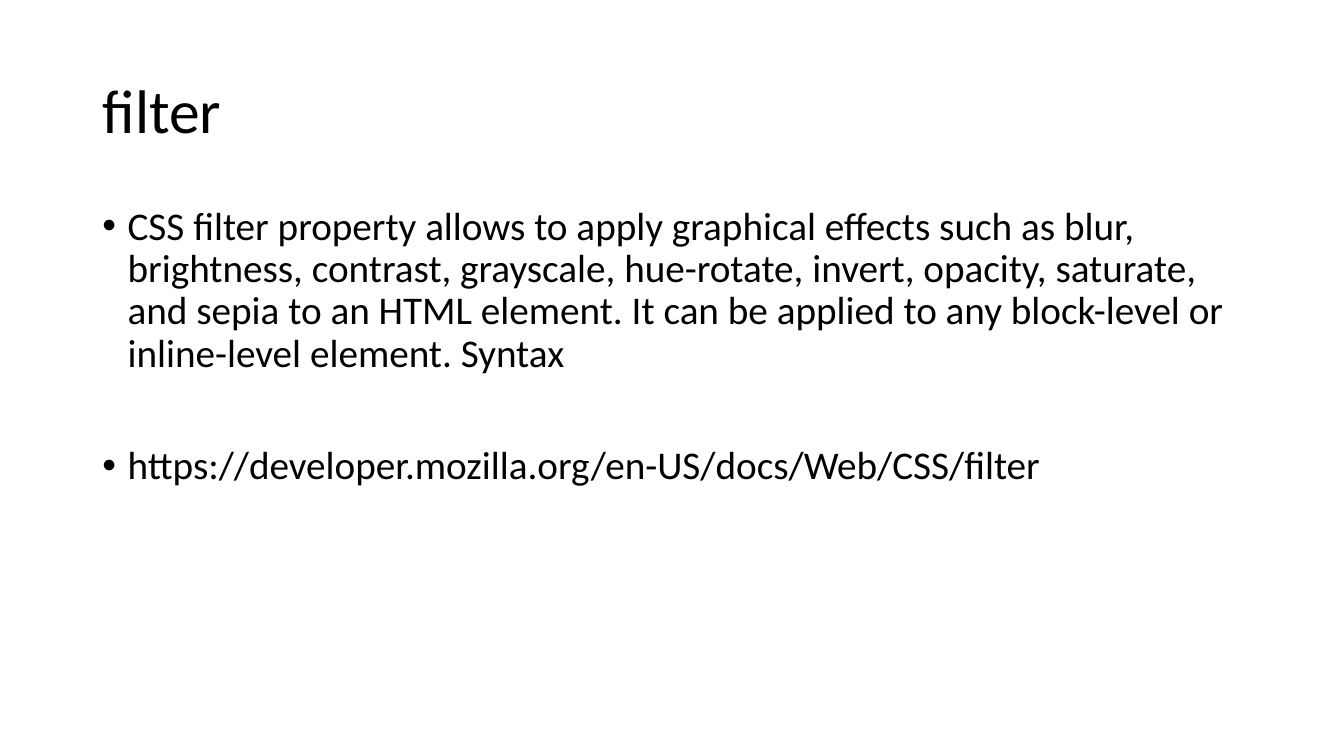
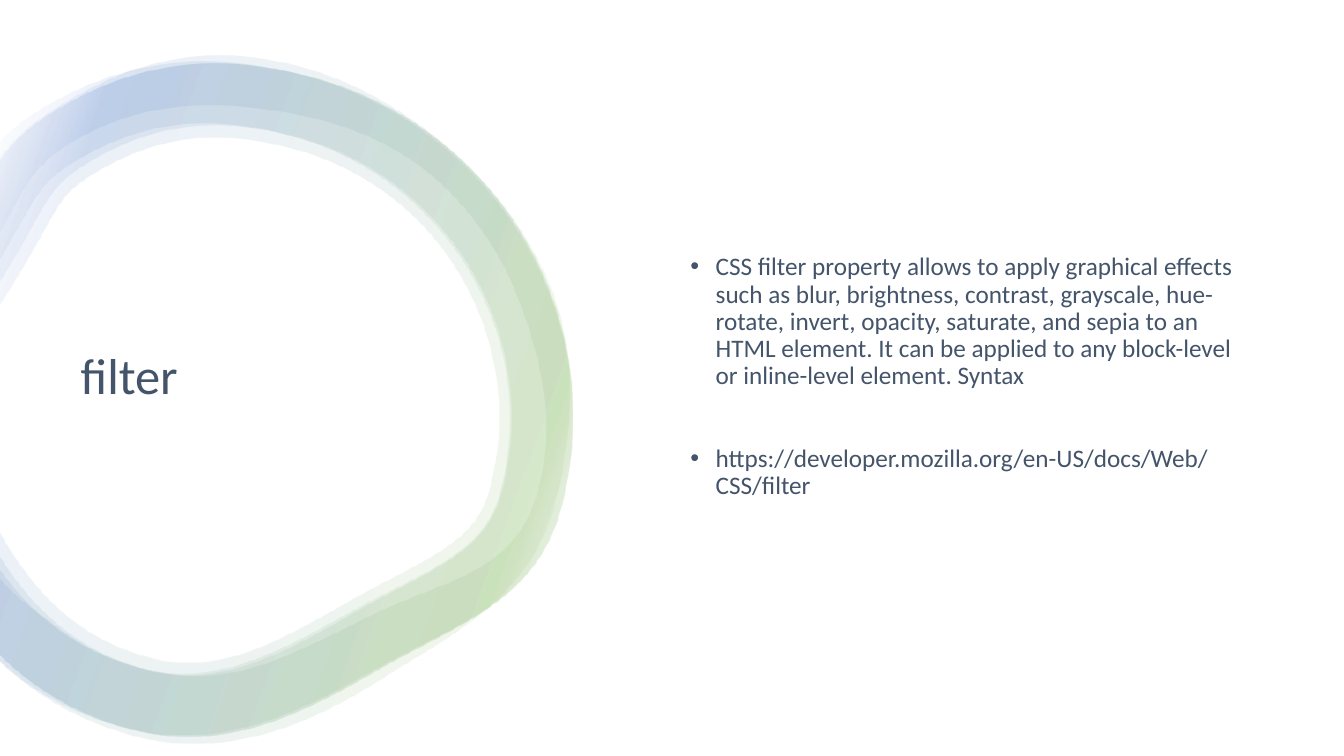
Before and after one commit to 1shaked/full-stack, a slide deck: slide 25 of 6ass/main6.pptx (slide 23 before the commit). Drawn at 1344x756 pixels with LibreOffice and Linux fonts; fonts in the diff are those of the drawing. Boxes give left, top, right and bottom in pixels: in the first picture for what was removed or moved away, otherwise in the second. Text is boxed around its words. In the diff, an @@ line names an element or a change of style, - is before the commit and + after.

```diff
--- a/6ass/main6.pptx
+++ b/6ass/main6.pptx
@@ rectangle added at (x1=0, y1=0, x2=1344, y2=756), fill #FFFFFF @@
@@ group added at (x1=0, y1=56, x2=574, y2=744): 4 freeform shapes @@
@@ text "CSS filter property allows to ..." moved from (x1=128, y1=212, x2=1223, y2=486) to (x1=716, y1=257, x2=1232, y2=495) @@
@@ text "CSS filter property allows to ..." at (x1=716, y1=257, x2=1232, y2=495): size 28 to 18 pt, text colour #000000 to #44546A; vertical alignment top to middle @@
@@ title "filter" moved from (x1=102, y1=90, x2=221, y2=134) to (x1=81, y1=359, x2=178, y2=395) @@
@@ title "filter" at (x1=81, y1=359, x2=178, y2=395): size 44 to 36 pt, text colour #000000 to #44546A @@
```
Also in this commit, not shown: 10 other slides changed, 18 slides added, 3 slides removed, 28 other files.
